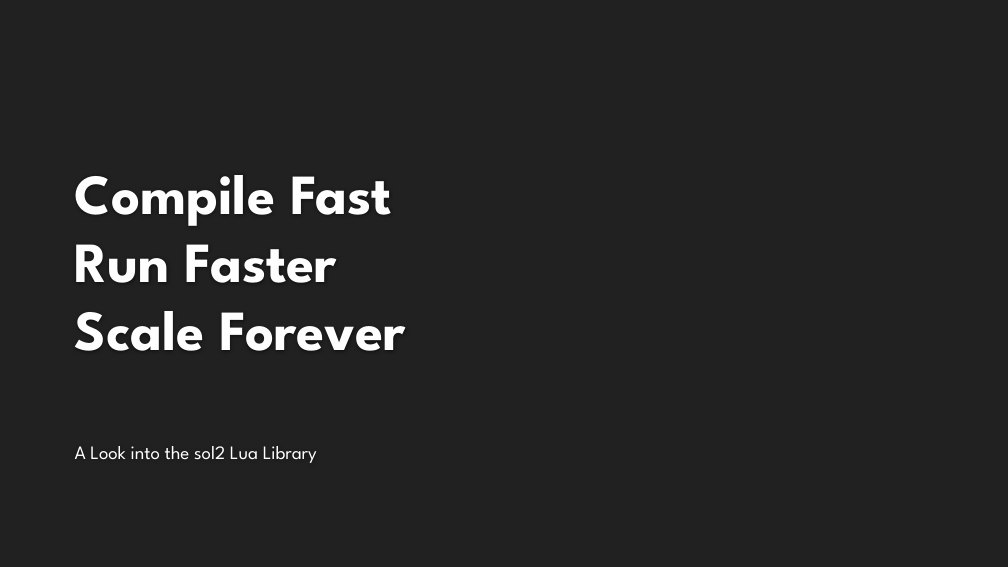
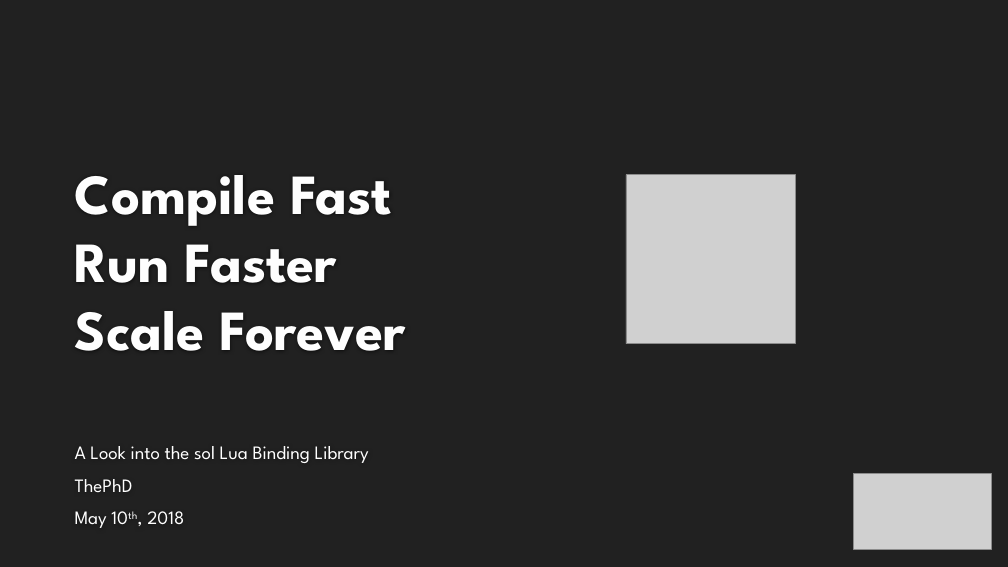
Before and after one commit to ThePhD/ThePhD.github.io, a slide deck: slide 1 of presentations/sol2/C++ Now/2018.03.28 - ThePhD - Compile Fast, Run Faster, Scale Forever.pptx. Drawn at 1008x567 pixels with LibreOffice and Linux fonts; fonts in the diff are those of the drawing; grey boxes stand for pictures; background and template pictures are left out. Boxes give left, top, right and bottom in pixels: in the first picture for what was removed or moved away, otherwise in the second. Text is boxed around its words. In the diff, an @@ line names an element or a change of style, - is before the commit and + after.

```diff
--- a/presentations/sol2/C++ Now/2018.03.28 - ThePhD - Compile Fast, Run Faster, Scale Forever.pptx
+++ b/presentations/sol2/C++ Now/2018.03.28 - ThePhD - Compile Fast, Run Faster, Scale Forever.pptx
@@ picture added at bbox=[626, 175, 796, 344] @@
@@ subtitle at bbox=[75, 446, 369, 528]: text changed @@
-A Look into the sol2 Lua Library
+A Look into the sol Lua Binding Library
+ThePhD
+May 10th, 2018
@@ picture added at bbox=[854, 473, 991, 549] @@
```
Also in this commit, not shown: 4 other slides changed, 54 slides added, 5 other files.
